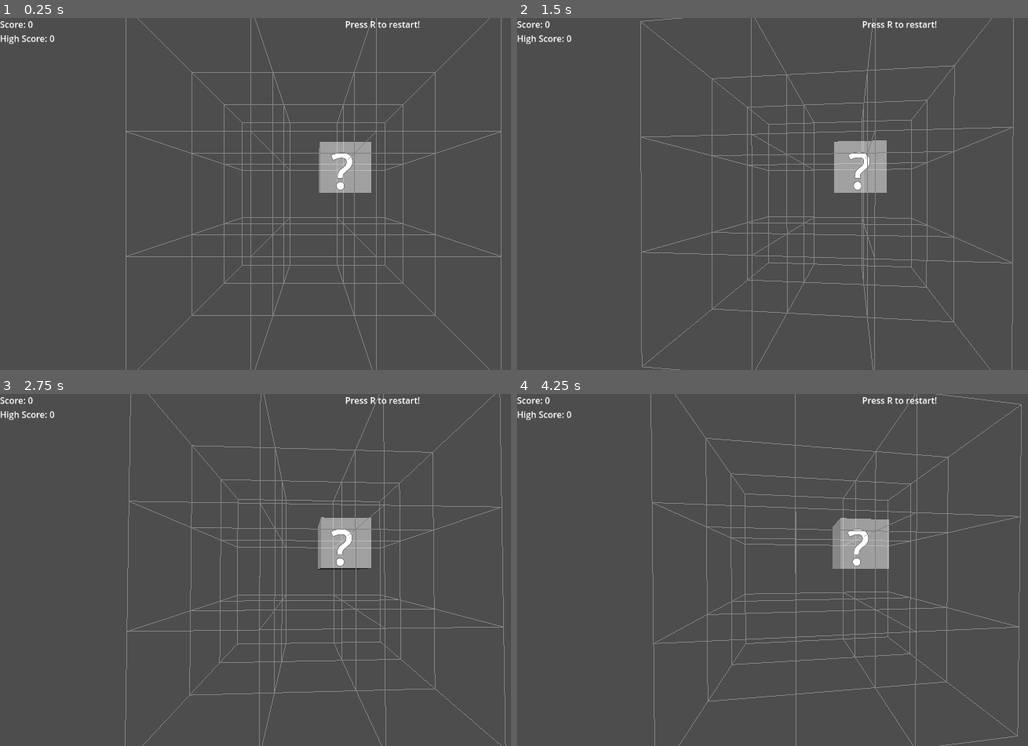
Above: before the commit, frames 1-4 (two rows, left to right).
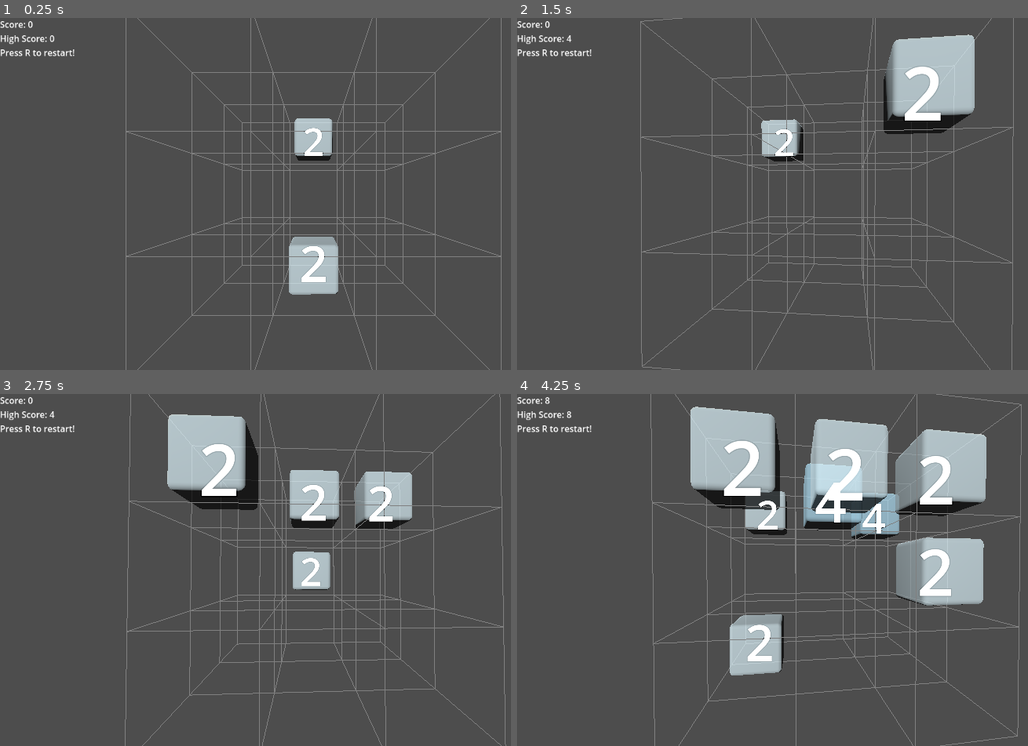
Above: after the commit, the same moments.

Repository: WheeledCord/3d2048
Game: Godot game, scene res://node_3d.tscn
Two runs of this game, one before a commit and one after it. Both use one fixed random seed, a clock stepped at 60 frames per second and the inputs below.
Inputs (mouse positions are in pixels of both pictures, inside the frame that each line leads up to):
- Up to frame 1 (0.25 s): no input
- Up to frame 2 (1.5 s): tap R at 0.5, 0.6, 1.25 s; move the mouse to (864, 194) at 0.52 s; hold W from 0.53 s (still down); tap Space at 0.77, 0.8, 1.07, 1.35 s; move the mouse to (798, 194) at 1.27 s
- Up to frame 3 (2.75 s): keep holding W; tap Space at 1.52, 1.82, 2.3 s; tap R at 1.55, 2, 2.1 s; move the mouse to (327, 562) at 2.02 s
- Up to frame 4 (4.25 s): keep holding W; tap R at 2.75, 3.05, 3.5 s; move the mouse to (823, 577) at 2.77 s; tap Shift at 2.85 s; tap Space at 3.02, 3.32, 3.77, 3.8, 4.07 s; move the mouse to (879, 573) at 3.52 s; tap C at 3.6 s; tap Escape at 4.15 s

The runs differ from the first frame. In frame 1, 4.0% of the frame differs, in the area x 0-83%, y 0-79%; in frame 2, 7.0%; in frame 3, 9.7%; in frame 4, 20%, in the area x 0-92%, y 0-80%.
Error before the commit: Parse Error: Expected end of statement after variable declaration, found "Identifier" instead. (res://tile.gd:4)

Commit message:
final (i think)

Diff:
--- a/Tile.tscn
+++ b/Tile.tscn
@@ -1,24 +1,20 @@
-[gd_scene load_steps=4 format=3 uid="uid://dnidsxylu2uew"]
+[gd_scene load_steps=3 format=3 uid="uid://dnidsxylu2uew"]
 
 [ext_resource type="Script" uid="uid://daighmlml2a54" path="res://tile.gd" id="1_je3b2"]
-
-[sub_resource type="BoxMesh" id="BoxMesh_a0tk4"]
-
-[sub_resource type="StandardMaterial3D" id="StandardMaterial3D_j13wd"]
-transparency = 1
-albedo_color = Color(1, 1, 1, 0.482353)
+[ext_resource type="ArrayMesh" uid="uid://cof84ojuw4a4m" path="res://Untitled.obj" id="2_je3b2"]
 
 [node name="Node3D" type="Node3D"]
 script = ExtResource("1_je3b2")
-value = null
 
 [node name="Cube" type="MeshInstance3D" parent="."]
 transparency = 0.6
-mesh = SubResource("BoxMesh_a0tk4")
-surface_material_override/0 = SubResource("StandardMaterial3D_j13wd")
+mesh = ExtResource("2_je3b2")
 
 [node name="Label3D" type="Label3D" parent="."]
 billboard = 1
-double_sided = false
-text = "?"
+no_depth_test = true
+alpha_scissor_threshold = 1.0
+alpha_hash_scale = 2.0
+render_priority = 1
+text = "TEST"
 font_size = 216
--- a/main.gd
+++ b/main.gd
@@ -1,3 +1,5 @@
+#sorry for my lack of comments... i dont usually comment unless its for a group project or something haha
+
 extends Node3D
 
 const GRID_SIZE = 3
@@ -11,111 +13,105 @@
 var grid: Dictionary = {}
 var score: int = 0
 var high_score: int = 0
-
-func _ready():
+var move_tween: Tween
+
+func _ready() -> void:
 	load_high_score()
 	draw_wireframe_grid()
 	reset_game()
-
-func _unhandled_input(event):
+	Input.set_mouse_mode(Input.MOUSE_MODE_VISIBLE)
+
+func _unhandled_input(event: InputEvent) -> void:
+	if event is InputEventMouseButton and event.pressed:
+		if Input.get_mouse_mode() != Input.MOUSE_MODE_CAPTURED:
+			Input.set_mouse_mode(Input.MOUSE_MODE_CAPTURED)
+		return
+	if event is InputEventKey and event.pressed and event.keycode == KEY_ESCAPE:
+		Input.set_mouse_mode(Input.MOUSE_MODE_VISIBLE)
+		return
+	if event is InputEventKey and event.pressed and event.keycode == KEY_R:
+		reset_game()
+		return
 	if event is InputEventKey and event.pressed:
-		if event.keycode == KEY_R:
-			reset_game()
-			return
-
-		var dir := Vector3.ZERO
+		var dir = Vector3.ZERO
 		match event.keycode:
-			KEY_W:     dir = get_camera_direction()["z"] * -1
-			KEY_S:     dir = get_camera_direction()["z"]
-			KEY_A:     dir = get_camera_direction()["x"] * -1
-			KEY_D:     dir = get_camera_direction()["x"]
-			KEY_SPACE: dir = Vector3.UP
+			KEY_W:            dir = get_camera_direction().z * -1
+			KEY_S:            dir = get_camera_direction().z
+			KEY_A:            dir = get_camera_direction().x * -1
+			KEY_D:            dir = get_camera_direction().x
+			KEY_SPACE:        dir = Vector3.UP
 			KEY_SHIFT, KEY_C: dir = Vector3.DOWN
-
 		if dir != Vector3.ZERO:
 			dir = get_move_axis(dir)
 			if move_tiles(dir):
 				spawn_random_tile()
 				spawn_random_tile()
 
-func reset_game():
-	# clear existing tiles
+func reset_game() -> void:
 	for child in grid_root.get_children():
 		child.queue_free()
 	grid.clear()
-
-	# reset score
 	score = 0
 	update_score_label()
-
-	# spawn initial tiles
 	spawn_random_tile()
 	spawn_random_tile()
 
 func get_camera_direction() -> Dictionary:
-	var basis = camera.global_transform.basis
+	var b = camera.global_transform.basis
 	return {
-		"x": basis.x.normalized(),
-		"y": basis.y.normalized(),
-		"z": basis.z.normalized()
+		"x": b.x.normalized(),
+		"y": b.y.normalized(),
+		"z": b.z.normalized()
 	}
 
 func get_move_axis(raw_dir: Vector3) -> Vector3:
-	var axes = [Vector3.RIGHT, Vector3.UP, Vector3.FORWARD]
+	var best = Vector3.ZERO
 	var max_dot = 0.0
-	var best_axis = Vector3.ZERO
-	for axis in axes:
-		var dot_val = abs(raw_dir.dot(axis))
-		if dot_val > max_dot:
-			max_dot = dot_val
-			best_axis = axis * sign(raw_dir.dot(axis))
-	return best_axis
+	for axis in [Vector3.RIGHT, Vector3.UP, Vector3.FORWARD]:
+		var d = abs(raw_dir.dot(axis))
+		if d > max_dot:
+			max_dot = d
+			best = axis * sign(raw_dir.dot(axis))
+	return best
 
 func move_tiles(direction: Vector3) -> bool:
 	var moved = false
 	var sorted = get_sorted_positions(direction)
-	var merged = []
-
+	var merged: Array = []
 	for pos in sorted:
-		if pos in grid:
-			var tile        = grid[pos]
-			var current_pos = pos
-			var target_pos  = pos
-
-			# slide as far as possible
-			while true:
-				var next_pos = current_pos + Vector3i(direction)
-				if not is_in_bounds(next_pos):
-					break
-				if next_pos in grid:
-					var other = grid[next_pos]
-					if other.value == tile.value and next_pos not in merged:
-						target_pos = next_pos
-					break
-				current_pos = next_pos
-				target_pos  = next_pos
-
-			# Perform move or merge
-			if target_pos != pos:
-				grid.erase(pos)
-				if target_pos in grid:
-					# Merge
-					var other = grid[target_pos]
-					tile.value *= 2
-					# update score
-					score += tile.value
-					if score > high_score:
-						high_score = score
-						save_high_score()
-					update_score_label()
-					other.queue_free()
-					grid_root.remove_child(other)
-					merged.append(target_pos)
-					tile.animate_merge()
-				grid[target_pos] = tile
-				tile.move_to(grid_to_world(target_pos))
-				moved = true
-
+		if not pos in grid:
+			continue
+		var tile = grid[pos]
+		var current_pos = pos
+		var target_pos = pos
+		while true:
+			var next_pos = current_pos + Vector3i(direction)
+			if not is_in_bounds(next_pos):
+				break
+			if next_pos in grid:
+				var other = grid[next_pos]
+				if other.value == tile.value and not next_pos in merged:
+					target_pos = next_pos
+				break
+			current_pos = next_pos
+			target_pos = next_pos
+		if target_pos != pos:
+			grid.erase(pos)
+			if target_pos in grid:
+				var other = grid[target_pos]
+				tile.value *= 2
+				score += tile.value
+				if score > high_score:
+					high_score = score
+					save_high_score()
+				update_score_label()
+				other.queue_free()
+				grid_root.remove_child(other)
+				merged.append(target_pos)
+				tile.animate_merge()
+			grid[target_pos] = tile
+			tile.move_to(grid_to_world(target_pos))
+			moved = true
 	grid = clean_grid()
 	return moved
 
@@ -132,18 +128,18 @@
 		clean[pos] = grid[pos]
 	return clean
 
-func spawn_random_tile():
-	var empty = []
+func spawn_random_tile() -> void:
+	var empty: Array = []
 	for x in GRID_SIZE:
 		for y in GRID_SIZE:
 			for z in GRID_SIZE:
-				var pos = Vector3i(x, y, z)
-				if pos not in grid:
-					empty.append(pos)
+				var p = Vector3i(x, y, z)
+				if not p in grid:
+					empty.append(p)
 	if empty.is_empty():
 		return
 	var new_pos = empty.pick_random()
-	var tile    = TILE_SCENE.instantiate()
+	var tile = TILE_SCENE.instantiate()
 	tile.value = 2
 	tile.global_position = grid_to_world(new_pos)
 	tile.animate_spawn()
@@ -156,71 +152,54 @@
 	   and pos.z >= 0 and pos.z < GRID_SIZE
 
 func grid_to_world(pos: Vector3i) -> Vector3:
-	var offset = Vector3(GRID_SIZE * 0.5 - 0.5,
-						GRID_SIZE * 0.5 - 0.5,
-						GRID_SIZE * 0.5 - 0.5)
-	return (Vector3(pos) - offset) * 1.5
-
-func draw_wireframe_grid():
-	var size   = 1.5
-	var half   = size * 0.5
-	var offset = Vector3(GRID_SIZE * 0.5 - 0.5,
-						GRID_SIZE * 0.5 - 0.5,
-						GRID_SIZE * 0.5 - 0.5)
-
+	var off = Vector3(GRID_SIZE * 0.5 - 0.5,
+					  GRID_SIZE * 0.5 - 0.5,
+					  GRID_SIZE * 0.5 - 0.5)
+	return (Vector3(pos) - off) * 1.5
+
+func draw_wireframe_grid() -> void:
+	var size = 1.5
+	var half = size * 0.5
+	var off = Vector3(GRID_SIZE * 0.5 - 0.5,
+					  GRID_SIZE * 0.5 - 0.5,
+					  GRID_SIZE * 0.5 - 0.5)
+	var corners = [
+		Vector3(-half, -half, -half), Vector3( half, -half, -half),
+		Vector3( half,  half, -half), Vector3(-half,  half, -half),
+		Vector3(-half, -half,  half), Vector3( half, -half,  half),
+		Vector3( half,  half,  half), Vector3(-half,  half,  half)
+	]
+	var edges = [[0,1],[1,2],[2,3],[3,0],[4,5],[5,6],[6,7],[7,4],[0,4],[1,5],[2,6],[3,7]]
 	for x in GRID_SIZE:
 		for y in GRID_SIZE:
 			for z in GRID_SIZE:
-				var mesh = ImmediateMesh.new()
-				mesh.surface_begin(Mesh.PRIMITIVE_LINES)
-				var pos    = Vector3(x, y, z)
-				var center = (pos - offset) * size
-
-				var corners = [
-					Vector3(-half, -half, -half),
-					Vector3( half, -half, -half),
-					Vector3( half,  half, -half),
-					Vector3(-half,  half, -half),
-					Vector3(-half, -half,  half),
-					Vector3( half, -half,  half),
-					Vector3( half,  half,  half),
-					Vector3(-half,  half,  half)
-				]
-				var edges = [
-					[0,1],[1,2],[2,3],[3,0],
-					[4,5],[5,6],[6,7],[7,4],
-					[0,4],[1,5],[2,6],[3,7]
-				]
+				var m = ImmediateMesh.new()
+				m.surface_begin(Mesh.PRIMITIVE_LINES)
+				var center = (Vector3(x, y, z) - off) * size
 				for e in edges:
-					mesh.surface_add_vertex(corners[e[0]] + center)
-					mesh.surface_add_vertex(corners[e[1]] + center)
-				mesh.surface_end()
-
+					m.surface_add_vertex(corners[e[0]] + center)
+					m.surface_add_vertex(corners[e[1]] + center)
+				m.surface_end()
 				var mi = MeshInstance3D.new()
-				mi.mesh = mesh
+				mi.mesh = m
 				var mat = StandardMaterial3D.new()
 				mat.shading_mode     = BaseMaterial3D.SHADING_MODE_UNSHADED
 				mat.albedo_color     = Color(0.5, 0.5, 0.5, 1)
 				mi.material_override = mat
 				wireframe_root.add_child(mi)
 
-func update_score_label():
+func update_score_label() -> void:
 	score_label.text = "Score: %d\nHigh Score: %d" % [score, high_score]
 
-func save_high_score():
+func save_high_score() -> void:
 	if Engine.has_singleton("JavaScript"):
-		var js_iface = Engine.get_singleton("JavaScript")
-		var js = "document.cookie = 'highScore=' + %d + ';path=/;max-age=' + %d;" % [high_score, 60*60*24*365]
-		js_iface.eval(js, false)
-
-func load_high_score():
+		var js = Engine.get_singleton("JavaScript")
+		var script = "document.cookie = 'highScore=' + %d + ';path=/;max-age=' + %d;" % [high_score, 60*60*24*365]
+		js.eval(script, false)
+
+func load_high_score() -> void:
 	if Engine.has_singleton("JavaScript"):
-		var js_iface = Engine.get_singleton("JavaScript")
-		var js = """
-			(()=>{
-				let m = document.cookie.match(/(?:^|; )highScore=(\\d+)/);
-				return m ? m[1] : '0';
-			})()
-		"""
-		var val = js_iface.eval(js, true)
-		high_score = int(val)
+		var js = Engine.get_singleton("JavaScript")
+		var script = "(()=>{let m=document.cookie.match(/(?:^|; )highScore=(\\\\d+)/);return m?m[1]:'0';})()"
+		var result = js.eval(script, true)
+		high_score = int(result)
--- a/node_3d.tscn
+++ b/node_3d.tscn
@@ -1,8 +1,7 @@
-[gd_scene load_steps=4 format=3 uid="uid://bokkat7cb4hml"]
+[gd_scene load_steps=3 format=3 uid="uid://bokkat7cb4hml"]
 
 [ext_resource type="Script" uid="uid://b0x5a2g844ova" path="res://camera_rig.gd" id="1_a202f"]
 [ext_resource type="Script" uid="uid://clt4vm4tspyta" path="res://main.gd" id="1_noarx"]
-[ext_resource type="PackedScene" uid="uid://dnidsxylu2uew" path="res://Tile.tscn" id="3_a0tk4"]
 
 [node name="Main" type="Node3D"]
 script = ExtResource("1_noarx")
@@ -30,12 +29,8 @@
 High Score: 277"
 
 [node name="Info" type="Label" parent="CanvasLayer"]
-offset_left = 634.0
-offset_right = 772.0
-offset_bottom = 23.0
+offset_top = 52.0
+offset_right = 138.0
+offset_bottom = 75.0
 text = "Press R to restart!"
 horizontal_alignment = 2
-
-[node name="Node3D" parent="." instance=ExtResource("3_a0tk4")]
-transform = Transform3D(1, 0, 0, 0, 1, 0, 0, 0, 1, 0.623775, 0.528048, 0)
-value = null
--- a/tile.gd
+++ b/tile.gd
@@ -1,64 +1,57 @@
+#sorry for my lack of comments... i dont usually comment unless its for a group project or something haha
+
 extends Node3D
 
-# Exported value with classic setter to avoid inline‐setter quirks
-@export var value: int = 2 setget set_value
+@export var value: int = 2:
+	set(v):
+		value = v
+		$Label3D.text = str(value)
+		if cube_mat:
+			update_material()
 
-# Node references
-@onready var cube_node = $Cube
-@onready var label3d   = $Label3D
-@onready var camera    = get_viewport().get_camera_3d()
+@onready var mesh   = $Cube as MeshInstance3D
+@onready var camera = get_viewport().get_camera_3d()
 
-# Will hold our material instances and tween
-var cube_mat
-var label_mat
-var move_tween
+var cube_mat: StandardMaterial3D
+var move_tween: Tween
+
+const TILE_COLORS := {
+	2:    Color8(224, 247, 255),
+	4:    Color8(179, 229, 252),
+	8:    Color8(129, 212, 250),
+	16:   Color8(79, 195, 247),
+	32:   Color8(41, 182, 246),
+	64:   Color8(3, 169, 244),
+	128:  Color8(3, 155, 229),
+	256:  Color8(2, 136, 209),
+	512:  Color8(2, 119, 189),
+	1024: Color8(1, 87, 155),
+	2048: Color8(1, 47, 91),
+	4096: Color8(0, 31, 63),
+	8192: Color8(0, 15, 31)
+}
 
 func _ready() -> void:
-	# ─── Cube material: reuse if present, else create + configure ───
-	if cube_node.material_override is StandardMaterial3D:
-		cube_mat = cube_node.material_override
-	else:
-		cube_mat = StandardMaterial3D.new()
-		cube_mat.transparency      = BaseMaterial3D.TRANSPARENCY_ALPHA
-		cube_mat.flags_transparent = true
-		cube_mat.depth_draw_mode   = BaseMaterial3D.DEPTH_DRAW_ALWAYS
-		cube_node.material_override = cube_mat
-
-	# ─── Label3D material: always fully opaque ───────────────────────
-	label_mat = StandardMaterial3D.new()
-	label_mat.transparency      = BaseMaterial3D.TRANSPARENCY_DISABLED
-	label_mat.flags_transparent = false
-	label3d.material_override   = label_mat
-
-	# ─── Prepare our movement tween ─────────────────────────────────
+	$Label3D.text = str(value)
+	var mat = mesh.material_override
+	if mat == null or not (mat is StandardMaterial3D):
+		mat = StandardMaterial3D.new()
+		mat.albedo_color      = Color(1, 1, 1, 0xB3 / 255.0)
+		mat.transparency      = BaseMaterial3D.TRANSPARENCY_ALPHA
+		mat.flags_transparent = true
+		mat.depth_draw_mode   = BaseMaterial3D.DEPTH_DRAW_ALWAYS
+		mesh.material_override = mat
+	cube_mat = mat
 	move_tween = create_tween()
 	move_tween.kill()
-
-	# ─── Initialize text + cube color ───────────────────────────────
-	label3d.text = str(value)
 	update_material()
 
-func set_value(v) -> void:
-	value = v
-	label3d.text = str(value)
-	# only update the cube once its material is ready
-	if cube_mat:
-		update_material()
+func update_material() -> void:
+	var base = TILE_COLORS.get(value, Color8(150, 150, 150))
+	var a = cube_mat.albedo_color.a
+	cube_mat.albedo_color = Color(base.r, base.g, base.b, a)
 
-func update_material() -> void:
-	# compute which “step” we’re on (2→1, 4→2, 8→3, etc)
-	var step = log(value) / log(2.0) if value > 0 else 1.0
-	var hue  = fmod(step * 0.1, 1.0)
-
-	# pick an RGB color for that hue and preserve the editor‐set alpha
-	var rgb   = Color.from_hsv(hue, 0.6, 1.0)
-	var alpha = cube_mat.albedo_color.a
-	cube_mat.albedo_color = Color(rgb.r, rgb.g, rgb.b, alpha)
-
-func _process(delta) -> void:
-	pass  # (billboard logic could go here later)
-
-func move_to(target_pos) -> void:
+func move_to(target_pos: Vector3) -> void:
 	if move_tween:
 		move_tween.kill()
 	move_tween = create_tween()
Not shown, added: Untitled.obj
Not shown, added: Untitled.obj.import
